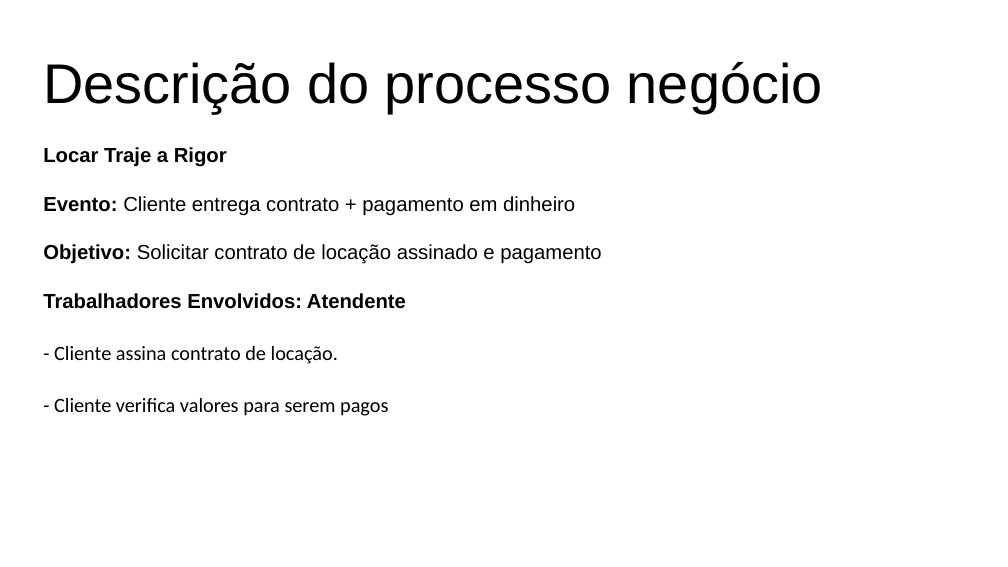
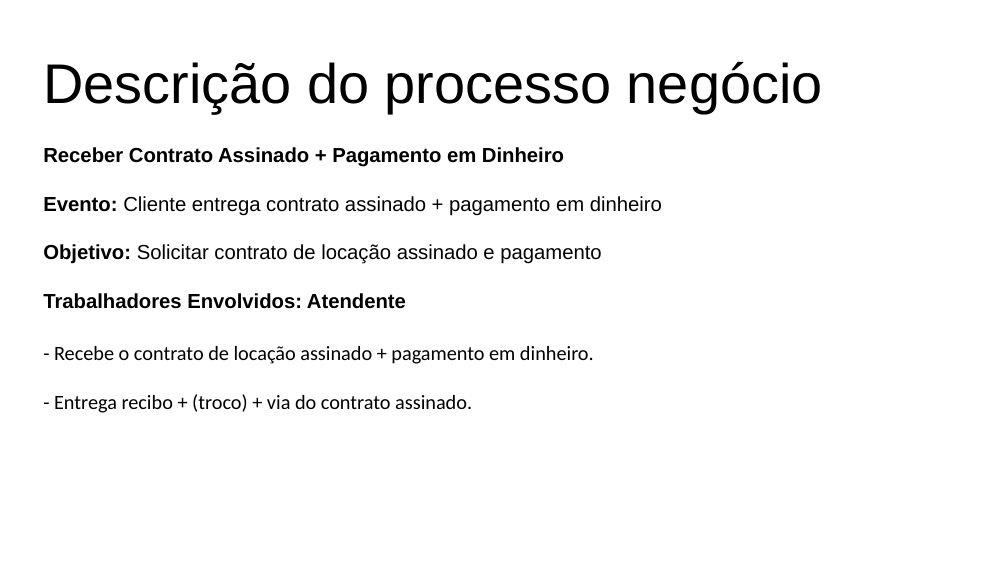
Before and after one commit to grupopenelopechavosa/OPE---Faculdade-Impacta, a slide deck: slide 2 of 18 - Descrição dos Processo de Negocio.pptx. Drawn at 1008x567 pixels with LibreOffice and Linux fonts; fonts in the diff are those of the drawing. Boxes give left, top, right and bottom in pixels: in the first picture for what was removed or moved away, otherwise in the second. Text is boxed around its words. In the diff, an @@ line names an element or a change of style, - is before the commit and + after.

```diff
--- a/18 - Descrição dos Processo de Negocio.pptx
+++ b/18 - Descrição dos Processo de Negocio.pptx
@@ text at [43,147,662,216]: text changed; bold on @@
-Locar Traje a Rigor
-Evento: Cliente entrega contrato + pagamento em dinheiro
+Receber Contrato Assinado + Pagamento em Dinheiro
+Evento: Cliente entrega contrato assinado + pagamento em dinheiro
@@ text at [54,346,594,413]: text changed @@
-- Cliente assina contrato de locação.
-- Cliente verifica valores para serem pagos
+- Recebe o contrato de locação assinado + pagamento em dinheiro.
+- Entrega recibo + (troco) + via do contrato assinado.
```
Also in this commit, not shown: 4 other slides changed, 2 slides removed, 4 other files.
